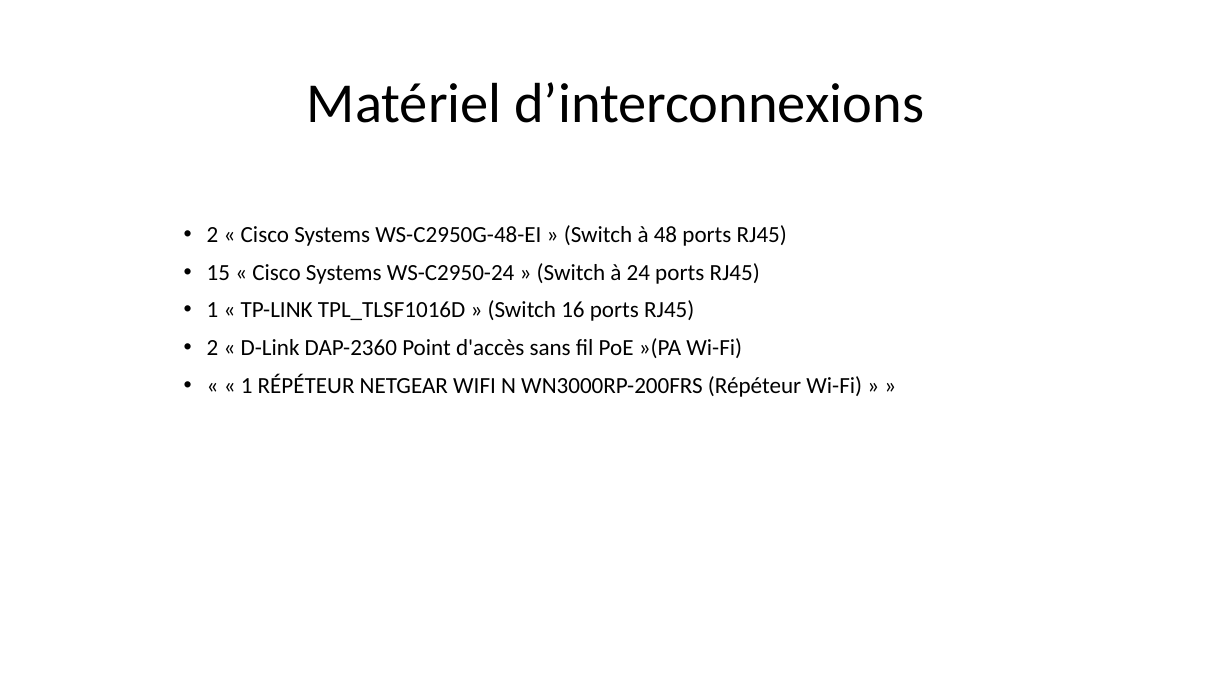
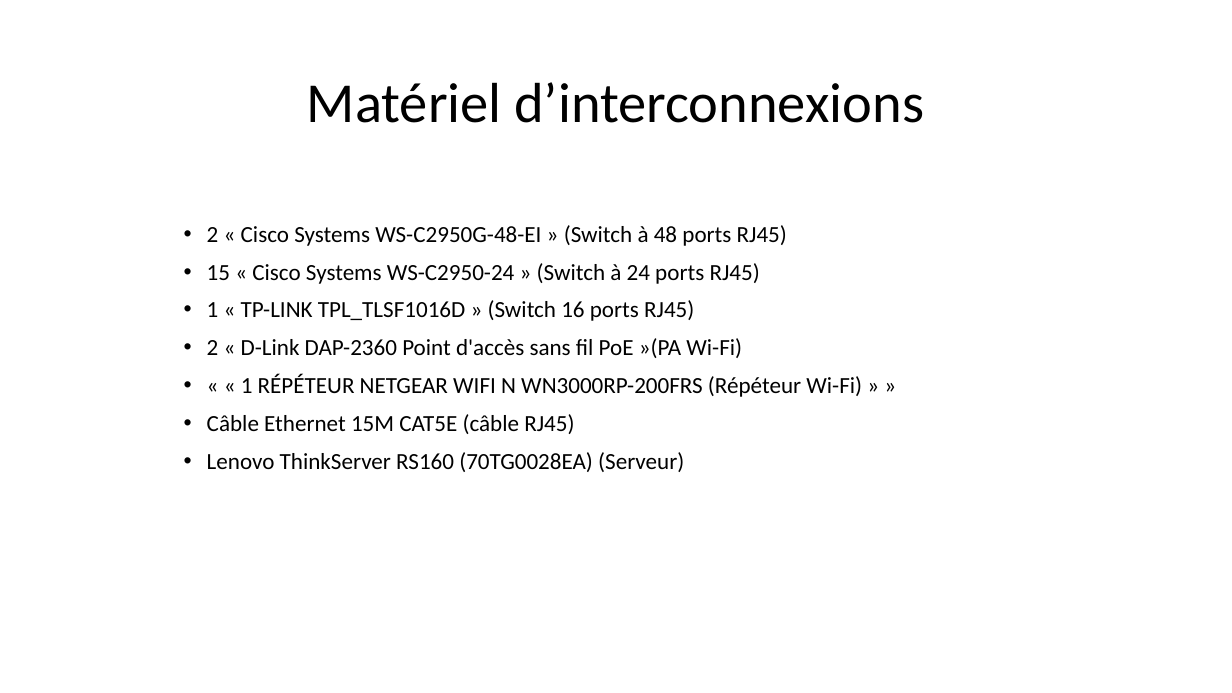
Before and after one commit to Exia-Jellyfish/UE-2-Ces-Esport-GRP1, a slide deck: slide 3 of Projet_Réseau/Projet 2.pptx. Drawn at 1232x693 pixels with LibreOffice and Linux fonts; fonts in the diff are those of the drawing. Boxes give left, top, right and bottom in pixels: in the first picture for what was removed or moved away, otherwise in the second. Text is boxed around its words. In the diff, an @@ line names an element or a change of style, - is before the commit and + after.

```diff
--- a/Projet_Réseau/Projet 2.pptx
+++ b/Projet_Réseau/Projet 2.pptx
@@ text at (207, 414, 684, 472): paragraphs added @@
+• Câble Ethernet 15M CAT5E (câble RJ45)
+• Lenovo ThinkServer RS160 (70TG0028EA) (Serveur)
```
Also in this commit, not shown: 1 other slide changed.
